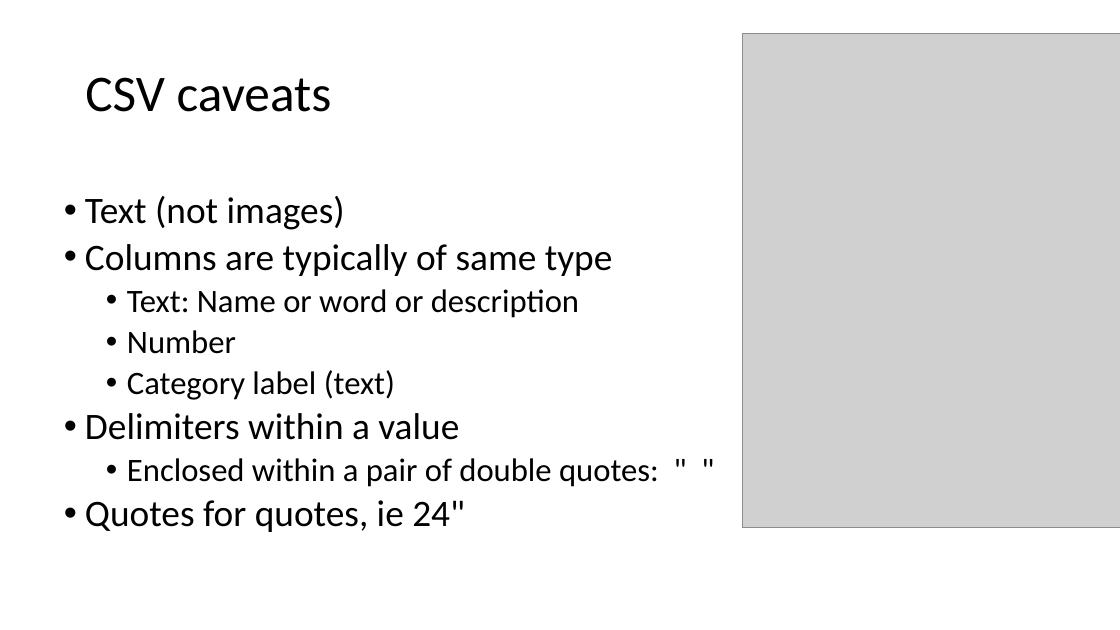
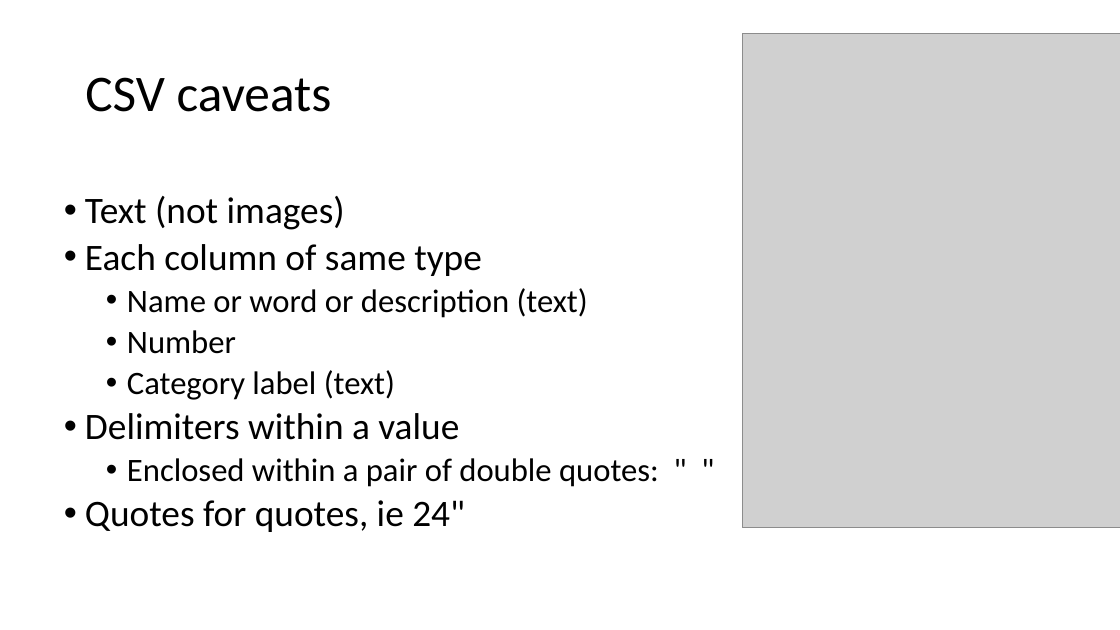
Before and after one commit to umbcdata601/fall2018, a slide deck: slide 20 of class_notes_1.pptx (slide 19 before the commit). Drawn at 1120x630 pixels with LibreOffice and Linux fonts; fonts in the diff are those of the drawing; grey boxes stand for pictures. Boxes give left, top, right and bottom in pixels: in the first picture for what was removed or moved away, otherwise in the second. Text is boxed around its words. In the diff, an @@ line names an element or a change of style, - is before the commit and + after.

```diff
--- a/class_notes_1.pptx
+++ b/class_notes_1.pptx
@@ text at [85, 244, 588, 318]: text changed; size 32 to 28 pt @@
-  • Columns are typically of same type
-    • Text: Name or word or description
+  • Each column of same type
+    • Name or word or description (text)
```
Also in this commit, not shown: 5 other slides changed, 4 slides added, 1 other file.
